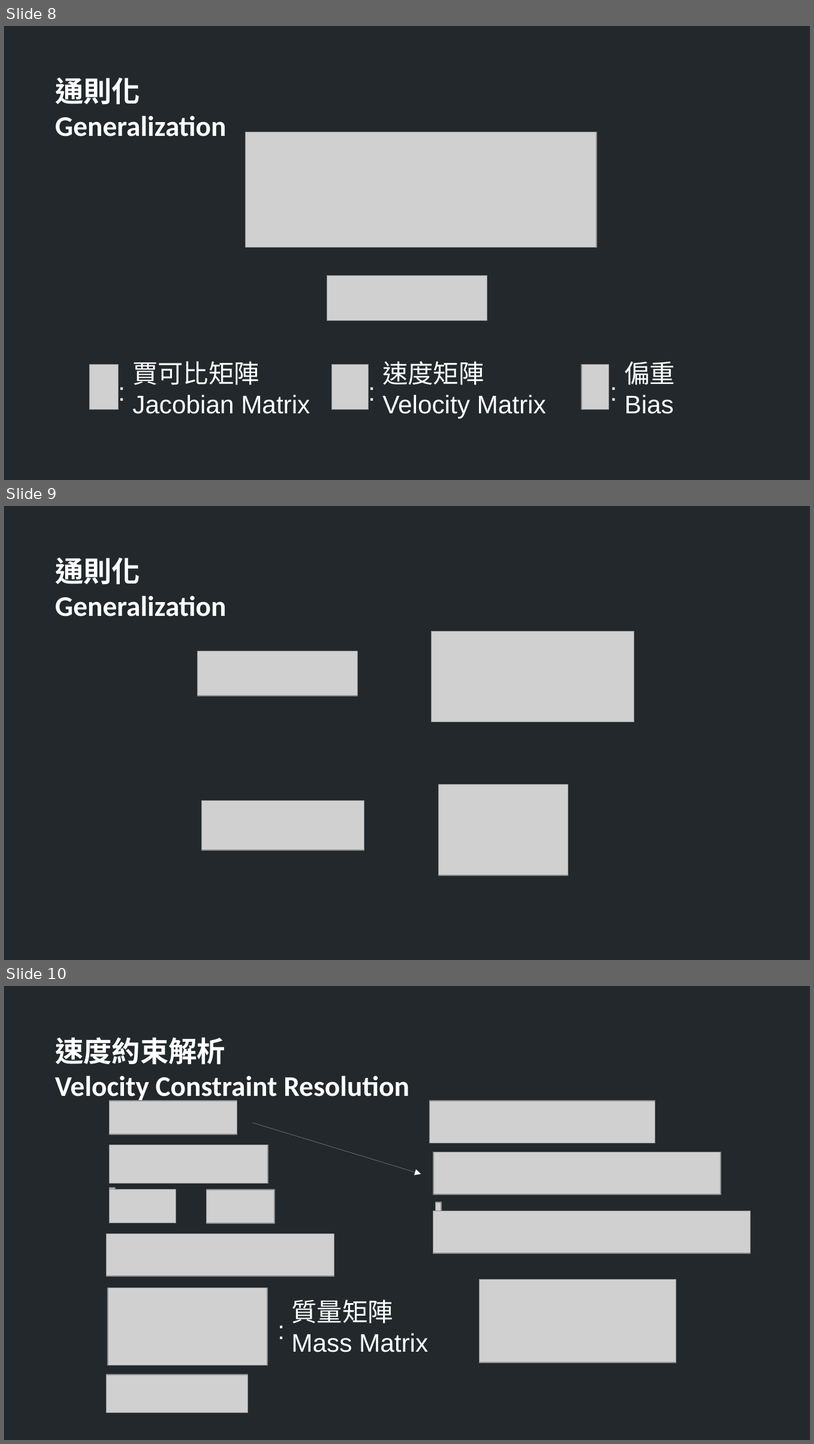
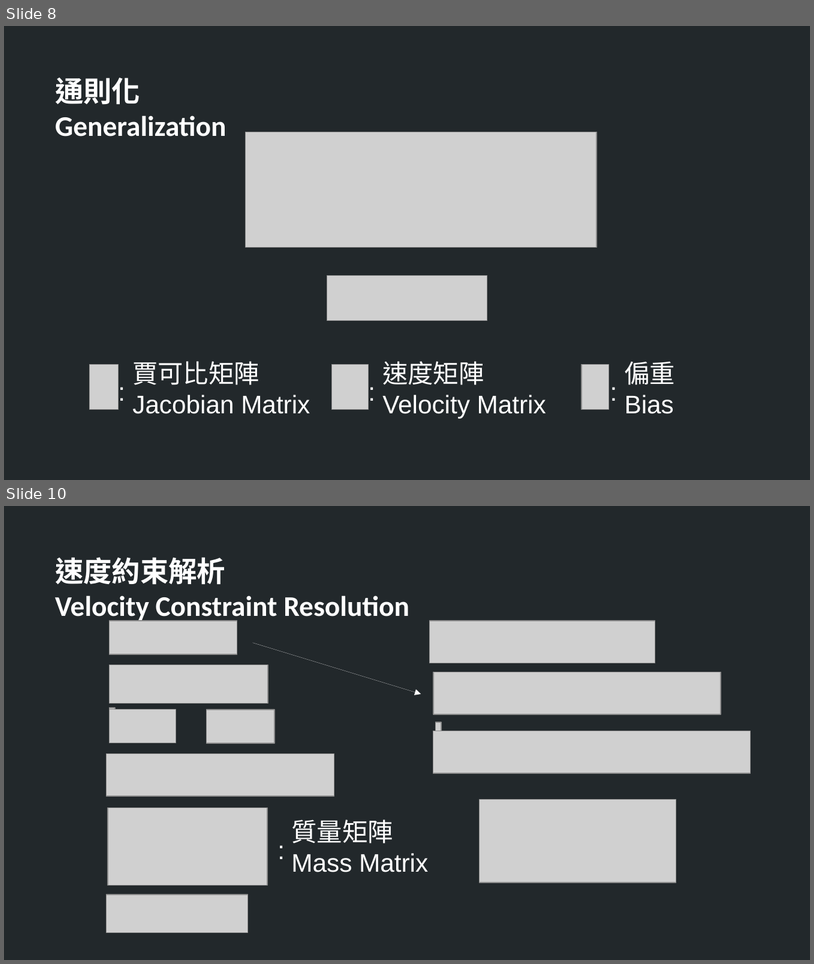
Before and after one commit to TheAllenChou/unity-physics-constraints, a slide deck: slides/physics constraints in games.odp. Shown one above the other, each under a label of ours: slides 8, 9 and 10 before the commit, slides 8 and 10 after it; the slides between them are not shown. The pictures are 814x1444 and 814x964 pixels, drawn with LibreOffice and Linux fonts; fonts in the diff are those of the drawing; grey boxes stand for pictures. Boxes give left, top, right and bottom in pixels: in the first picture for what was removed or moved away, otherwise in the second. Text is boxed around its words. In the diff, an @@ line names an element or a change of style, - is before the commit and + after.

```diff
--- a/slides/physics constraints in games.odp
+++ b/slides/physics constraints in games.odp
@@ slide 9 removed at <box>4,506,810,960</box>, background #22282B @@
@@ text removed at <box>55,558,227,616</box> @@
-通則化
-Generalization
@@ picture removed at <box>431,631,634,722</box> @@
@@ picture removed at <box>197,651,357,696</box> @@
@@ picture removed at <box>438,784,568,875</box> @@
@@ picture removed at <box>201,800,364,850</box> @@
```
Also in this commit, not shown: 2 slides added, 11 other files.
